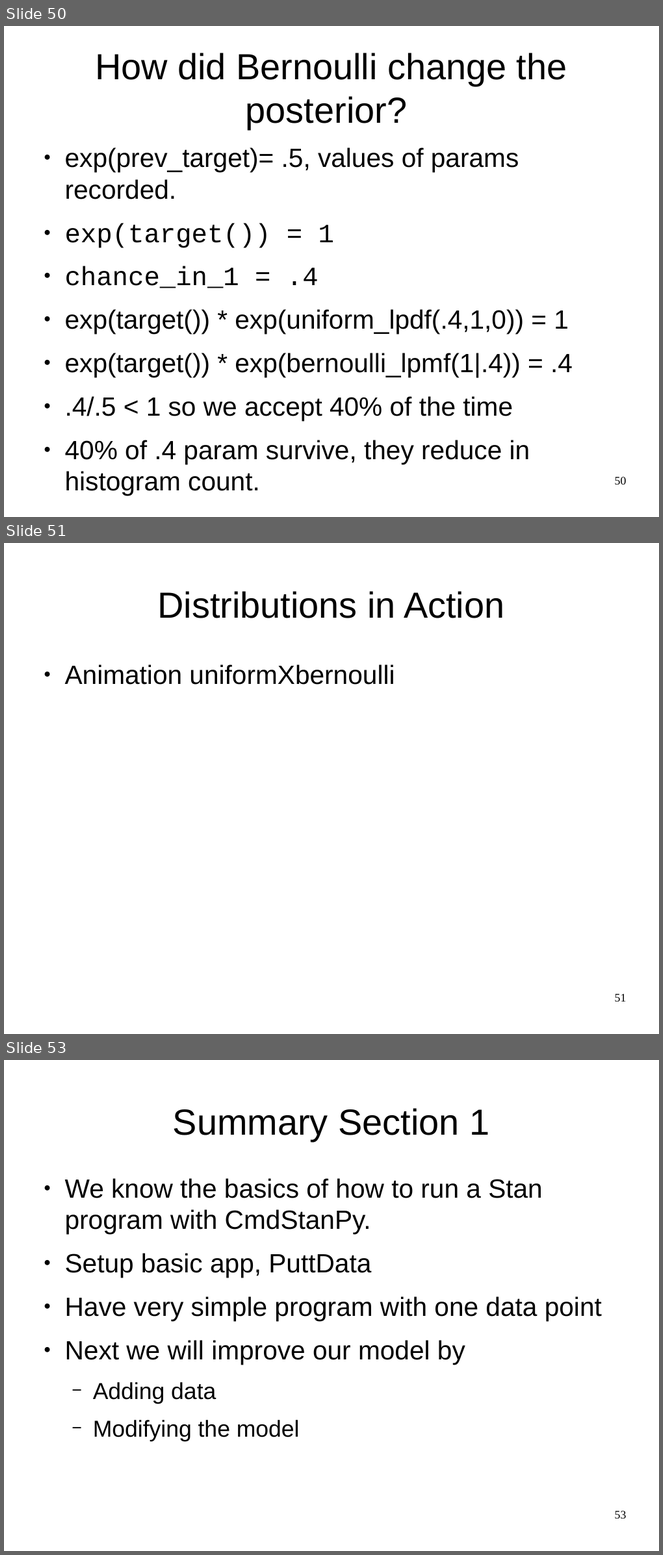
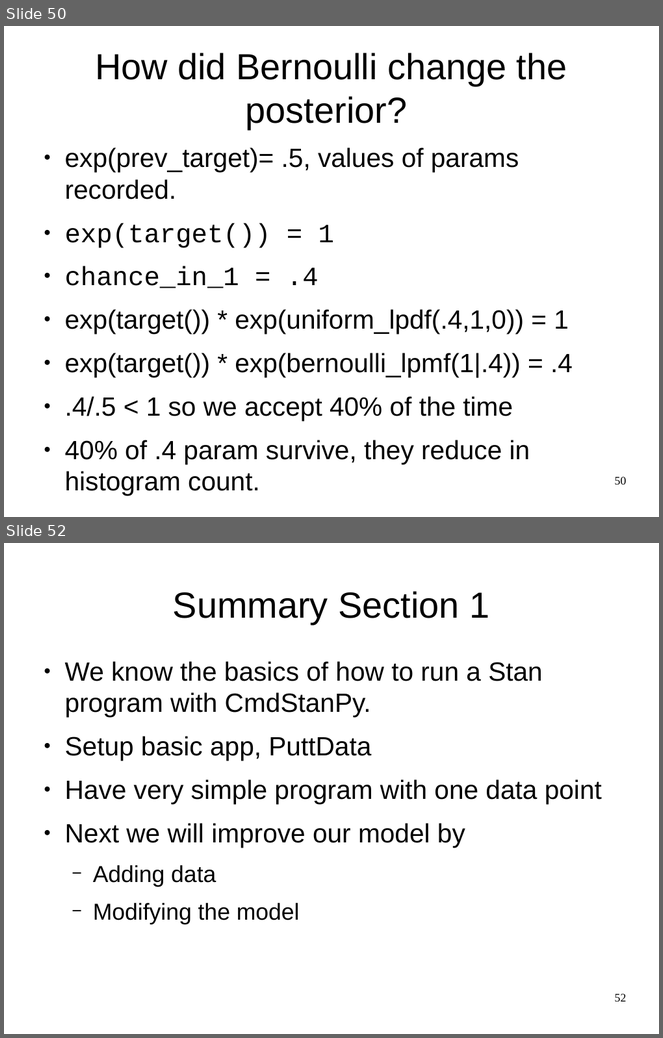
Before and after one commit to breckbaldwin/StanIsThePlanDist, a slide deck: slides/StanIsThePlanPyData.odp. Shown one above the other, each under a label of ours: slides 50, 51 and 53 before the commit, slides 50 and 52 after it; the slides between them are not shown. The pictures are 663x1555 and 663x1038 pixels, drawn with LibreOffice and Linux fonts; fonts in the diff are those of the drawing. Boxes give left, top, right and bottom in pixels: in the first picture for what was removed or moved away, otherwise in the second. Text is boxed around its words. In the diff, an @@ line names an element or a change of style, - is before the commit and + after.

```diff
--- a/slides/StanIsThePlanPyData.odp
+++ b/slides/StanIsThePlanPyData.odp
@@ slide 51 removed at (4, 543, 659, 1034), background #FFFFFF @@
@@ title removed at (158, 591, 504, 618) @@
-Distributions in Action
@@ text removed at (65, 665, 395, 685) @@
-● Animation uniformXbernoulli
@@ page number removed at (615, 994, 627, 1002) @@
-51
@@ what was slide 53 is now slide 52 @@
@@ page number at (615, 994, 627, 1002): text changed @@
-53
+52
```
Also in this commit, not shown: 3 slides changed, 1 other file.
